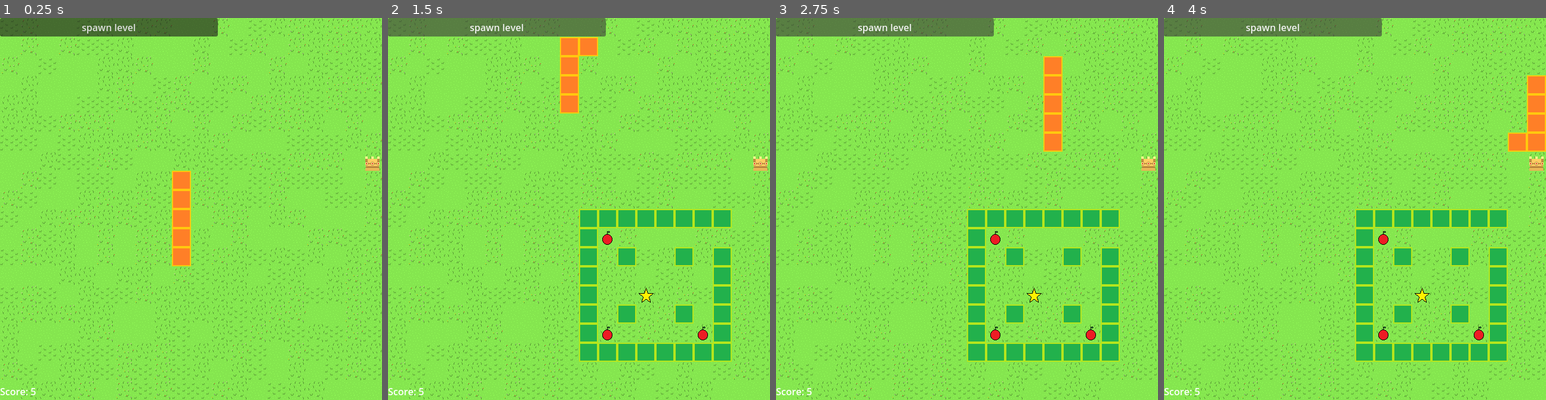
Above: before the commit, frames 1-4 (left to right).
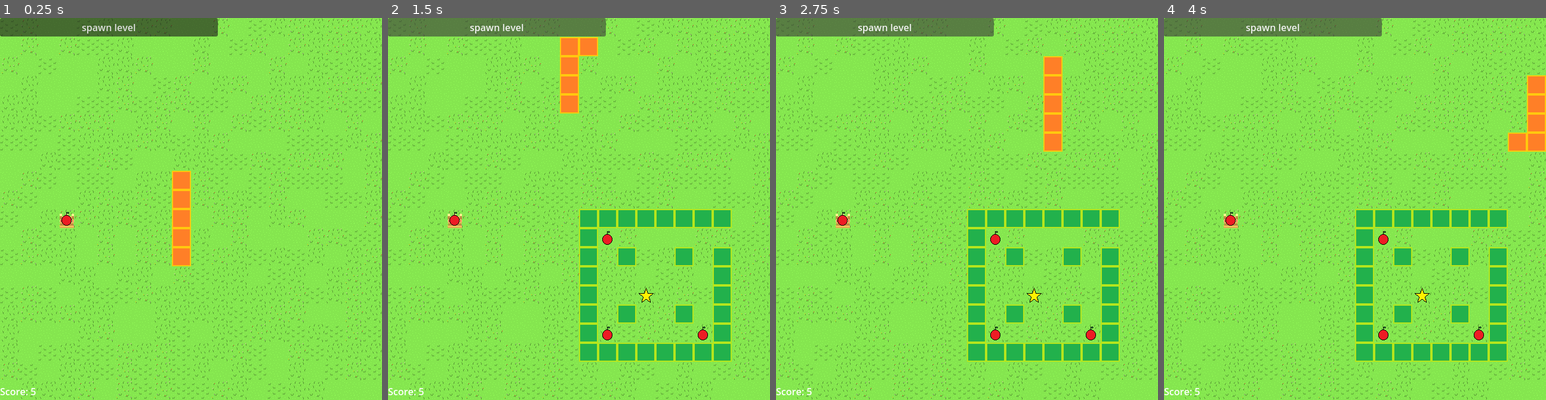
Above: after the commit, the same moments.

Repository: sethbabauta/snake-run
Game: Godot game, scene res://Scenes/demo.tscn
The game is run twice, just before and just after one commit, with the same random seed, the same clock (stepped at 60 frames per second) and the same inputs. This scene is started directly instead of the project's main scene.
Inputs:
- Up to frame 1 (0.25 s): no input
- Up to frame 2 (1.5 s): click "spawn level" at 0.5 s; hold D (turn_right) from 1.28 s (still down); hold Shift (drop_item) from 1.28 s (still down)
- Up to frame 3 (2.75 s): release D (turn_right) at 2.03 s; release Shift (drop_item) at 2.03 s; hold S (turn_down) from 2.03 s (still down); tap Space (use_item) at 2.1 s
- Up to frame 4 (4 s): release S (turn_down) at 2.78 s; hold D (turn_right) 2.78-3.53 s; hold Shift (drop_item) 2.78-3.53 s; hold W (turn_up) from 3.53 s (still down); tap Space (use_item) at 3.6 s

The runs differ from the first frame. In frame 1, 0.3% of the frame differs, in the area x 15-100%, y 36-55%; in frame 2, 0.3%; in frame 3, 0.3%; in frame 4, 0.3%.

Commit message:
debugging is_position_taken

Diff:
--- a/Scenes/demo.tscn
+++ b/Scenes/demo.tscn
@@ -36,6 +36,7 @@
 [connection signal="SPEED_3" from="MoveTimer" to="Main" method="_on_move_timer_speed_3"]
 [connection signal="SPEED_4" from="MoveTimer" to="Main" method="_on_move_timer_speed_4"]
 [connection signal="SPEED_5" from="MoveTimer" to="Main" method="_on_move_timer_speed_5"]
+[connection signal="SPEED_5" from="MoveTimer" to="FollowCamera" method="_on_move_timer_speed_5"]
 [connection signal="timeout" from="MoveTimer" to="." method="_on_move_timer_timeout"]
 [connection signal="timeout" from="MoveTimer" to="FollowCamera" method="_on_move_timer_timeout"]
 [connection signal="pressed" from="VBoxContainer/Button" to="." method="_on_button_pressed"]
--- a/Scripts/adventure.gd
+++ b/Scripts/adventure.gd
@@ -5,7 +5,7 @@
 @export_file("*.tscn") var adventure_death_screen
 @export var main_node: Main
 
-const START_LENGTH = 3
+const START_LENGTH = 10
 
 var move_timer: MoveTimer
 
@@ -20,7 +20,7 @@
 	"Room00.tscn": Vector2(0, 20)
 }
 var level_score_thresholds = {
-	"Room30.tscn": 3,
+	"Room30.tscn": 1,
 	"Room20.tscn": 3,
 	"Room21.tscn": 4,
 	"Room31.tscn": 5,
@@ -31,6 +31,7 @@
 var cleared_levels: Array = []
 var current_level: String = "Room30.tscn"
 var current_level_score = 0
+var current_level_doors_spawned = 0
 
 # TODO: Clean this up
 func _ready():
@@ -83,20 +84,24 @@
 
 # TODO: Clean this up
 func _on_level_changed(level_name: String) -> void:
+	print("\nlvl changed\n")
+	current_level_doors_spawned = 0
 	self.current_level = level_name
 	self.move_timer.stop()
 	await get_tree().create_timer(1).timeout
 	self.move_timer.start()
 
-	if self.current_level == "Room00.tscn":
-		await get_tree().create_timer(2).timeout
-		self.main_node.spawn_doors()
-		return
+	await get_tree().create_timer(1).timeout
+	self.main_node.spawn_and_place_object("Apple")
+	while current_level_doors_spawned < 8:
+		if self.current_level == "Room00.tscn":
+			current_level_doors_spawned += self.main_node.spawn_doors()
+			return
 
-	if self.current_level not in self.cleared_levels:
-		await get_tree().create_timer(2).timeout
-		self.main_node.spawn_doors()
-		self.main_node.spawn_and_place_object("Apple")
+		if self.current_level not in self.cleared_levels:
+			current_level_doors_spawned += self.main_node.spawn_doors()
+
+		print("\ncurrent lvl doors spawned: ", current_level_doors_spawned)
 
 
 func _on_score_changed(score: int) -> void:
--- a/Scripts/adventure_camera.gd
+++ b/Scripts/adventure_camera.gd
@@ -37,6 +37,7 @@
 			closest_level_idx = level_idx
 
 	self.global_position = closest_level_center
+	print("\ncamera location: ", Utils.convert_world_to_simple_coordinates(closest_level_center))
 	self.current_level = self.level_positions.keys()[closest_level_idx]
 
 
--- a/Scripts/demo.gd
+++ b/Scripts/demo.gd
@@ -15,7 +15,12 @@
 
 	var start_position: Vector2 = Utils.convert_simple_to_world_coordinates(Vector2(9, 9))
 	main_node.spawn_player_snake(start_position, self.START_LENGTH)
-	self.main_node.spawn_and_place_object("CrownItem")
+
+	var simple_test = Vector2(3, 10)
+	var world_test = Utils.convert_simple_to_world_coordinates(simple_test)
+	self.main_node.spawn_and_place_object("CrownItem", world_test)
+	if not self.main_node.is_position_taken(world_test, true):
+		self.main_node.spawn_and_place_object("Apple", world_test)
 
 	await get_tree().create_timer(0.1).timeout
 
--- a/Scripts/main.gd
+++ b/Scripts/main.gd
@@ -255,11 +255,26 @@
 	return taken_positions
 
 
-func is_position_taken(position: Vector2) -> bool:
+func is_position_taken(position: Vector2, debug: bool = false) -> bool:
 	var taken_positions: Array = get_taken_positions()
 	var is_taken: bool = true
 	if position not in taken_positions:
 		is_taken = false
+	if debug:
+		var printworld = []
+		for i in range(20):
+			printworld.append(["0","0","0","0","0","0","0","0","0","0","0","0","0","0","0","0","0","0","0","0"])
+
+
+		print("\ntaken positions:\n")
+		for currposition in taken_positions:
+			var s_currpos = Utils.convert_world_to_simple_coordinates(currposition)
+			var os_s_currpos = s_currpos + Vector2(20, 0)
+			printworld[os_s_currpos.y][os_s_currpos.x] = "X"
+		for i in printworld:
+			print(i)
+		print("\nposition: ", Utils.convert_world_to_simple_coordinates(position), " is_taken: ", is_taken, "\n\n")
+		#print("\nTaken positions: ", taken_positions, "\nposition: ", position, "is_taken:", is_taken, "\n\n")
 
 	return is_taken
 
@@ -318,6 +333,7 @@
 		object_name: String,
 		position: Vector2 = self.get_random_valid_world_position(),
 ) -> GameEngine.GameObject:
+	print("spawning ", object_name, " at ", Utils.convert_world_to_simple_coordinates(position))
 	var new_object:= self.game_object_factory.create_object(object_name, self)
 	var set_position_event:= GameEngine.Event.new(
 		"SetPosition",
@@ -334,13 +350,19 @@
 			self._spawn_background_tile(Vector2(x, y) + offset)
 
 
-func spawn_doors() -> void:
+func spawn_doors() -> int:
+	print("\n spawn doors call \n")
 	var door_positions: Array = get_simple_door_locations()
+	var doors_spawned: int = 0
 
 	for position in door_positions:
 		var world_position: Vector2 = Utils.convert_simple_to_world_coordinates(position)
 		if not is_position_taken(world_position):
+			is_position_taken(world_position, true)
 			spawn_and_place_object("Door", world_position)
+			doors_spawned += 1
+
+	return doors_spawned
 
 
 func spawn_start_doors() -> void:
